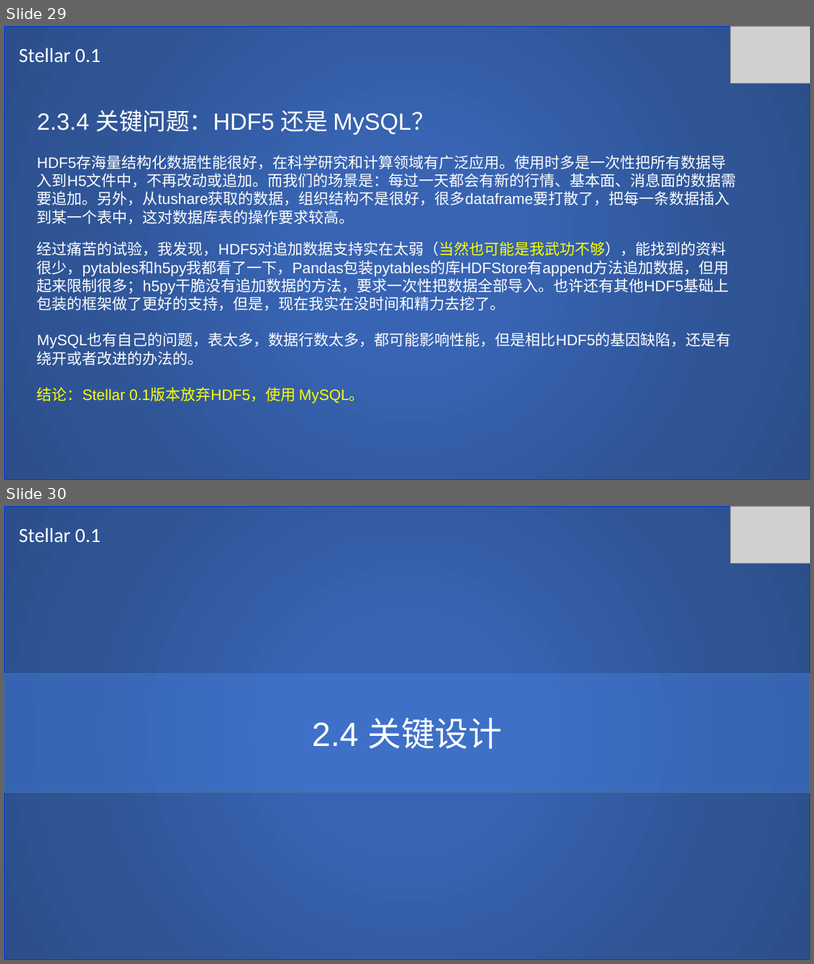
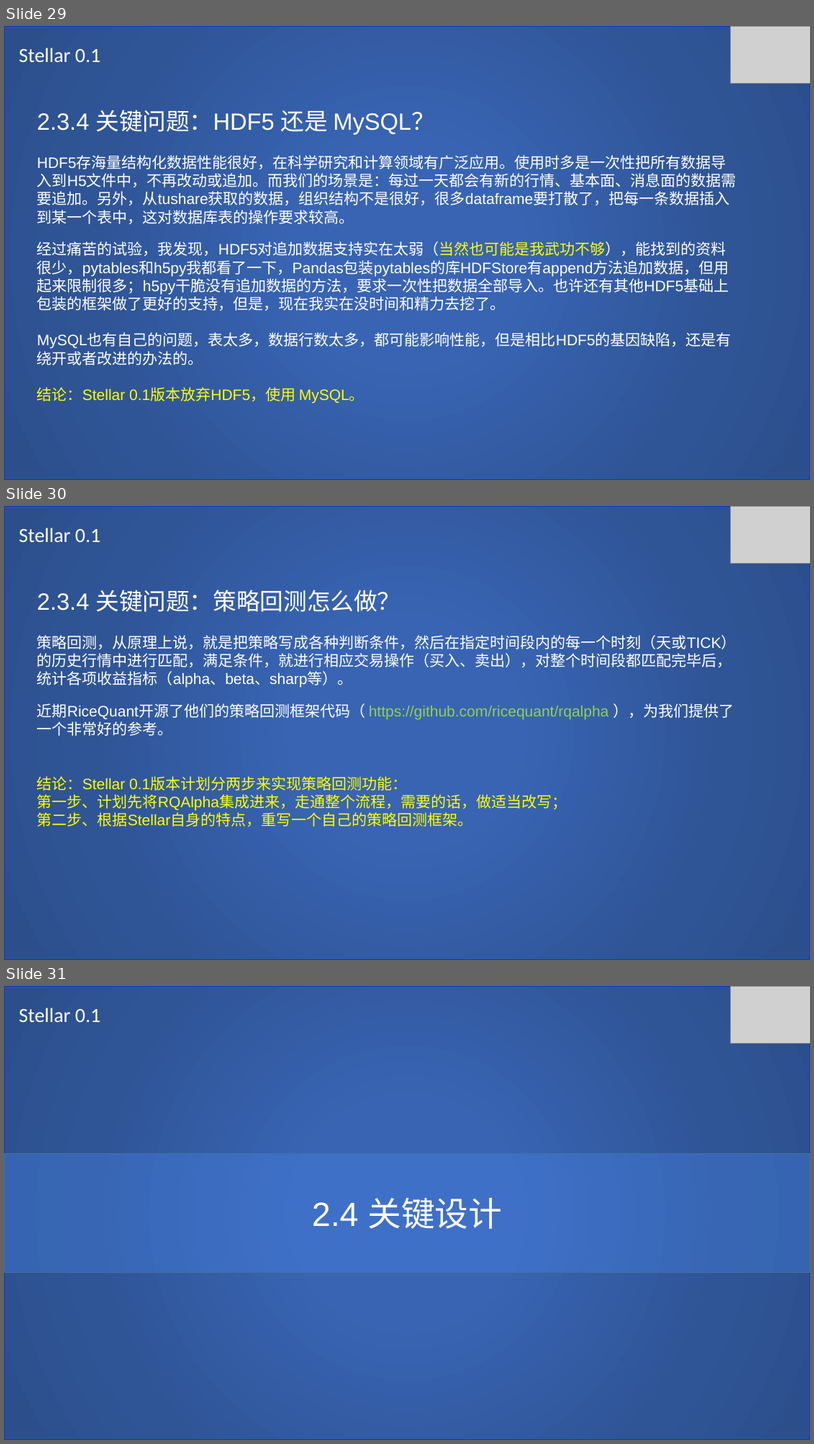
Before and after one commit to SCITLAS/Stellar, a slide deck: Stellar_0.1/documents/design.pptx. Shown one above the other, each under a label of ours: slides 29 and 30 before the commit, slides 29, 30 and 31 after it. The pictures are 814x964 and 814x1444 pixels, drawn with LibreOffice and Linux fonts; fonts in the diff are those of the drawing; grey boxes stand for pictures. Boxes give left, top, right and bottom in pixels: in the first picture for what was removed or moved away, otherwise in the second. Text is boxed around its words. In the diff, an @@ line names an element or a change of style, - is before the commit and + after.

Commit message:
Integrate RQAlpha test back frame

```diff
--- a/Stellar_0.1/documents/design.pptx
+++ b/Stellar_0.1/documents/design.pptx
@@ slide 30 added at (x1=4, y1=506, x2=810, y2=960), background #FFFFFF @@
@@ rectangle added at (x1=4, y1=506, x2=810, y2=960), fill gradient #3864B3 to #2F5597 to #2C4F8C, outline #0838D5 1 pt @@
@@ picture added at (x1=730, y1=506, x2=810, y2=563) @@
@@ text added at (x1=19, y1=528, x2=100, y2=542), 24 pt, text #FFFFFF @@
+Stellar 0.1
@@ text added at (x1=37, y1=590, x2=737, y2=826), 18 pt, text #FFFFFF @@
+2.3.4 关键问题：策略回测怎么做？
+策略回测，从原理上说，就是把策略写成各种判断条件，然后在指定时间段内的每一个时刻（天或TICK）的历史行情中进行匹配，满足条件，就进行相应交易操作（买入、卖出），对整个时间段都匹配完毕后，统计各项收益指标（alpha、beta、sharp等）。
+近期RiceQuant开源了他们的策略回测框架代码（ https://github.com/ricequant/rqalpha ），为我们提供了一个非常好的参考。
+结论：Stellar 0.1版本计划分两步来实现策略回测功能：
+第一步、计划先将RQAlpha集成进来，走通整个流程，需要的话，做适当改写；
+第二步、根据Stellar自身的特点，重写一个自己的策略回测框架。
@@ what was slide 30 is now slide 31 @@
```
Also in this commit, not shown: 2 slides changed, 1 other slide added, 4 other files.
